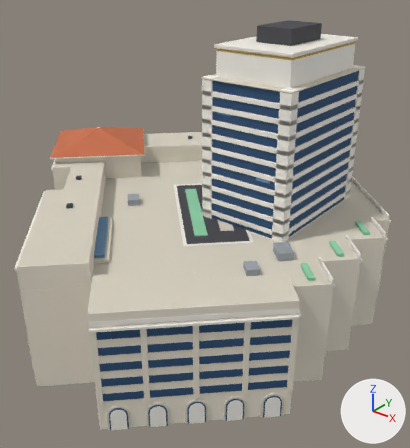
One commit to the Blender file artifacts/345-spear/345-spear.blend: the scene before it, then after it.
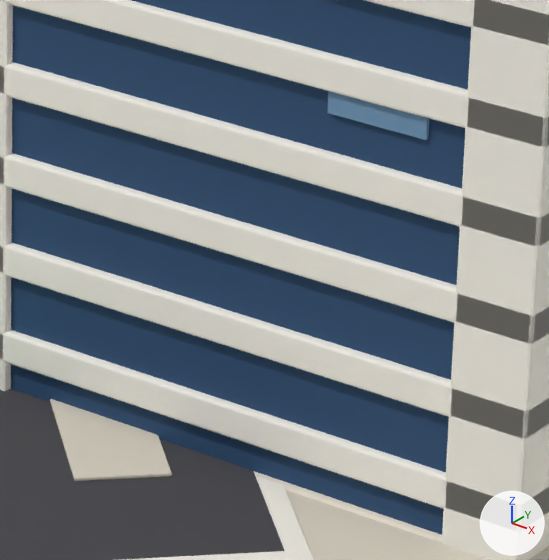
The first picture shows the older version from a camera (50 mm lens) standing at (92.9, -110.0, 83.7) and looking at (8.0, -3.8, 17.9). The close-ups show the older and then the newer version on the part from 51% to 70% of the width and 37% to 54% of the height of that picture. Only the edits that show in the close-ups are written down. Every picture has the same lights, and +X, +Y and +Z are marked at lower right.

The first close-up shows 'body', 'court_panel', 'court_paving', 'twr_band_0', 'twr_band_1', 'twr_band_2', 'twr_band_3', 'twr_band_4', 'twr_band_5', 'twr_core', 'twr_lit_2', 'twr_pier_1_-1' and 3 more.
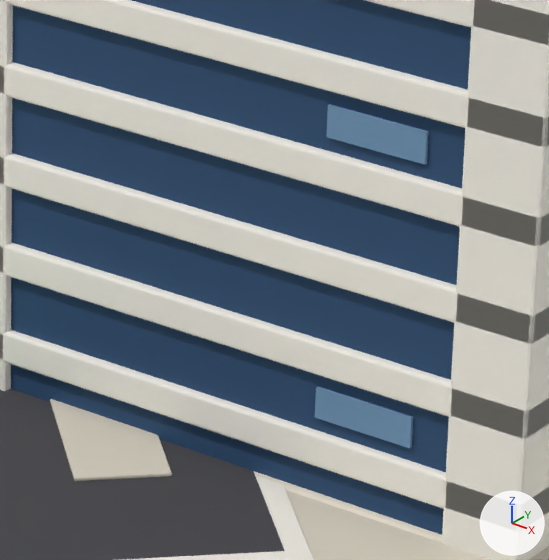
Location of each change, [x1, y1, x2, y2] in pixels of the close-ups (549 x 560 px):
'twr_lit_2', moved: before [327, 91, 429, 140]; after [326, 104, 429, 165]
'twr_lit_5', moved (not visible before): after [315, 387, 413, 448]

The change in detail:
me_twr_lit_2 is used by ob_twr_lit_2; location (0.0, 0.0, 0.0).
me_twr_lit_2 had 8 vertices, 6 faces and spanned x 28.01..31.61, y -10.76..-10.64, z 37.4..38.45.
me_twr_lit_2 now has 8 vertices, 6 faces and spans x 28.01..31.61, y -10.76..-10.64, z 36.6..37.65.
me_twr_lit_2 part 1: the whole mesh is moved by (0.0, 0.0, -0.8).
me_twr_lit_5 is used by ob_twr_lit_5; location (0.0, 0.0, 0.0).
me_twr_lit_5 had 8 vertices, 6 faces and spanned x 28.01..31.61, y -10.76..-10.64, z 28.6..29.65.
me_twr_lit_5 now has 8 vertices, 6 faces and spans x 28.01..31.61, y -10.76..-10.64, z 27.0..28.05.
me_twr_lit_5 part 2: the whole mesh is moved by (0.0, 0.0, -1.6).
